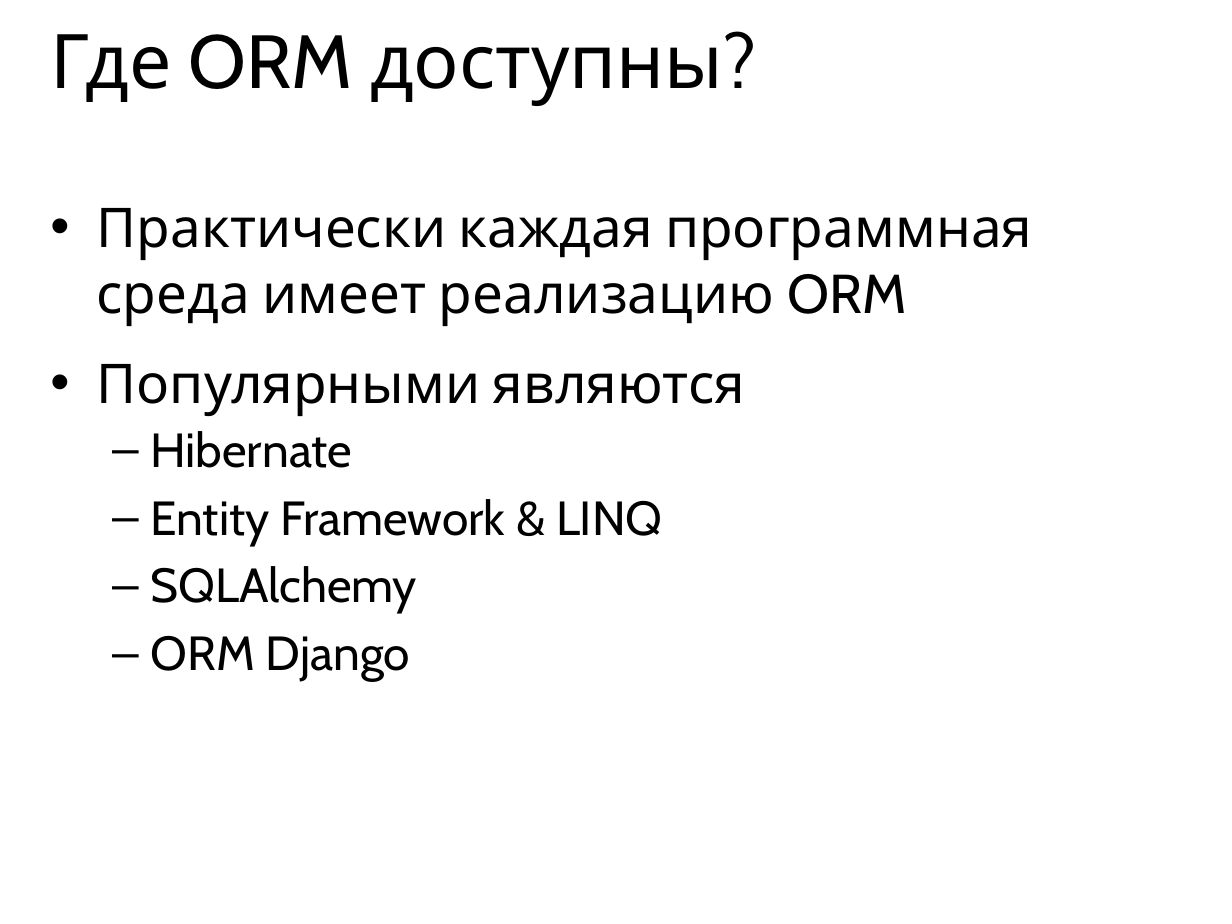
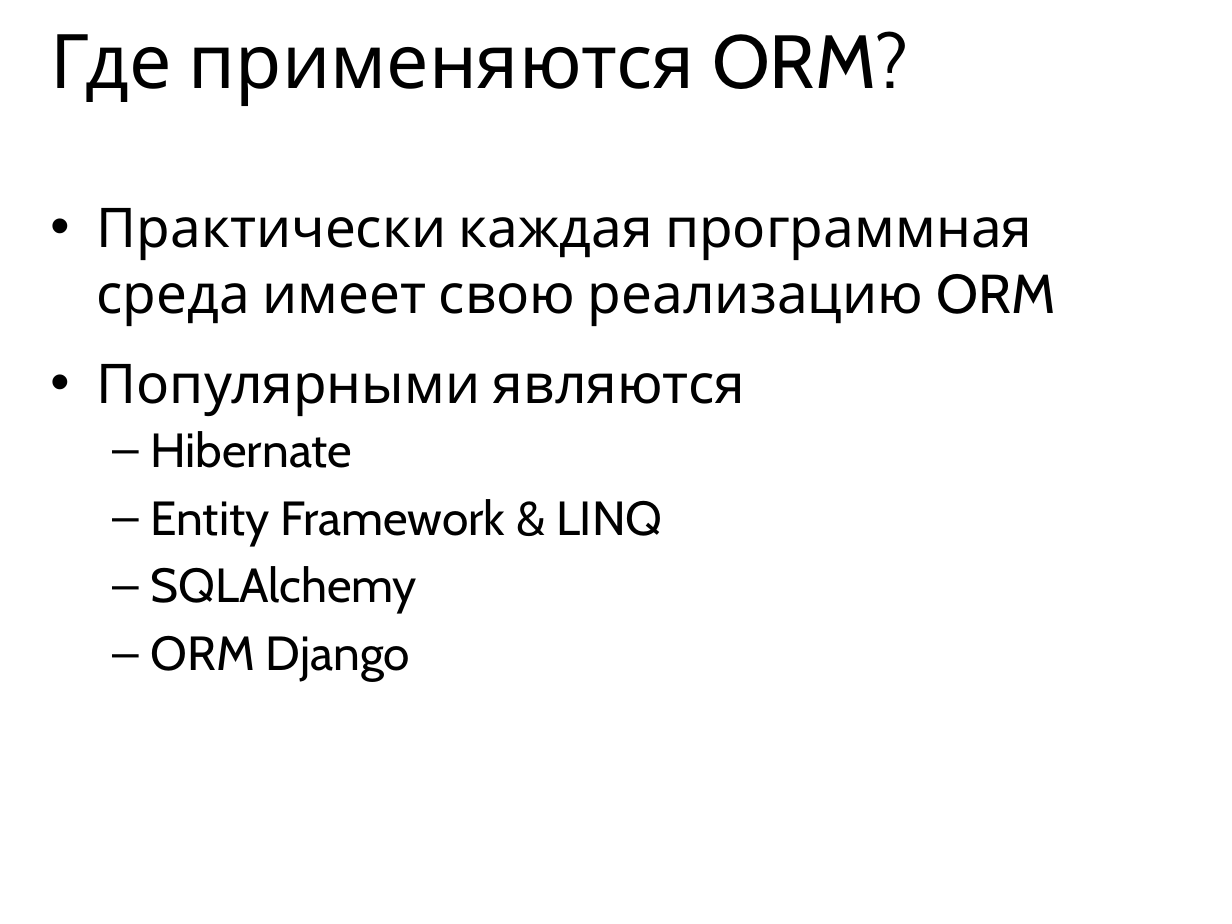
Before and after one commit to maxchv/LearnPython, a slide deck: slide 12 of week12/Models.pptx. Drawn at 1232x924 pixels with LibreOffice and Linux fonts; fonts in the diff are those of the drawing. Boxes give left, top, right and bottom in pixels: in the first picture for what was removed or moved away, otherwise in the second. Text is boxed around its words. In the diff, an @@ line names an element or a change of style, - is before the commit and + after.

```diff
--- a/week12/Models.pptx
+++ b/week12/Models.pptx
@@ title at (51,31,909,106): text changed @@
-Где ORM доступны?
+Где применяются ORM?
@@ text at (97,208,1057,326): text changed @@
-• Практически каждая программная среда имеет реализацию ORM
+• Практически каждая программная среда имеет свою реализацию ORM
```
Also in this commit, not shown: 21 other slides changed, 24 slides added, 12 slides removed, 33 other files.
